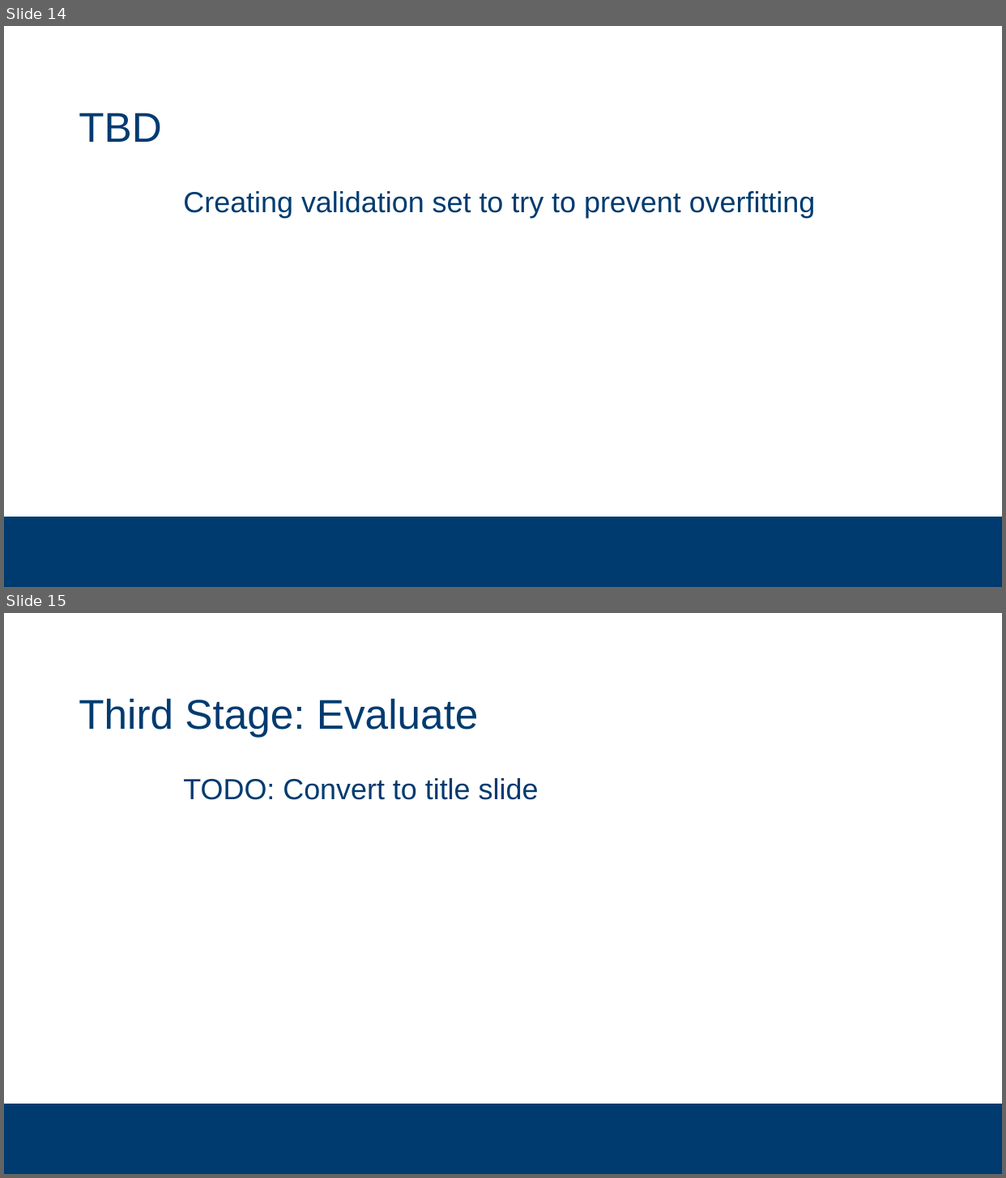
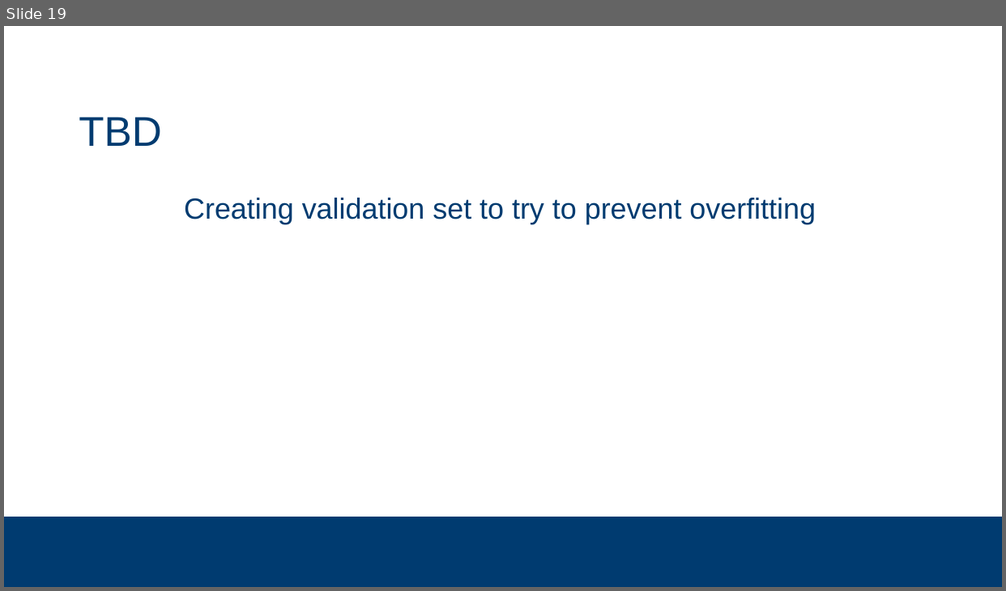
Before and after one commit to subsystem3/project, a slide deck: Final-Project-Team-2.pptx. Shown one above the other, each under a label of ours: slides 14 and 15 before the commit, slide 19 after it. The pictures are 1006x1178 and 1006x591 pixels, drawn with LibreOffice and Linux fonts; fonts in the diff are those of the drawing; background and template pictures are left out. Boxes give left, top, right and bottom in pixels: in the first picture for what was removed or moved away, otherwise in the second. Text is boxed around its words. In the diff, an @@ line names an element or a change of style, - is before the commit and + after.

```diff
--- a/Final-Project-Team-2.pptx
+++ b/Final-Project-Team-2.pptx
@@ slide 15 removed at [4,613,1002,1174], background #FFFFFF; not listed: 1 template element that a slide beside it also shows @@
@@ title removed at [79,698,479,737] @@
-Third Stage: Evaluate
@@ text removed at [183,778,539,800] @@
-  TODO: Convert to title slide
@@ what was slide 14 is now slide 19 @@
@@ slide 19 changed as well @@
@@ title "TBD" at [79,117,162,146]: line spacing 42pt to 1.05 @@
@@ text "Creating validation set to try ..." at [184,198,816,224]: line spacing 32pt to 1.14; less space between paragraphs @@
```
Also in this commit, not shown: 14 other slides changed, 12 slides added, 5 other slides removed.
